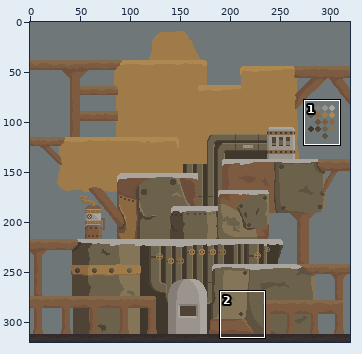
Sprite sheet: machine/machine.png. Above, an overview of the earlier version with the close-up marked.
Close-up. Before:
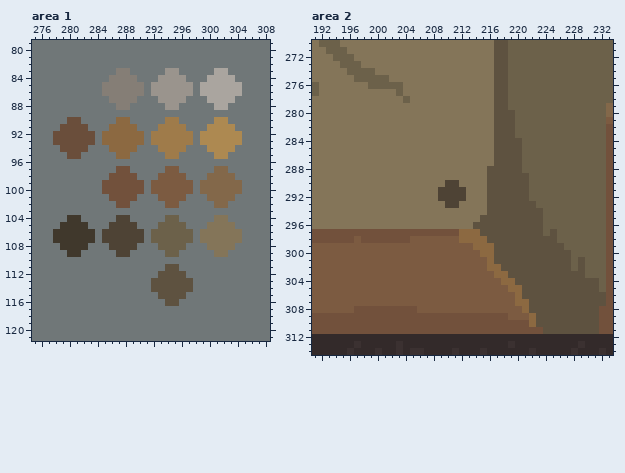
The file is 320x320 pixels. Shown: area 1: x 275..308, y 79..121; area 2: x 191..233, y 270..314. The commit also changed other parts of the picture, which this record leaves out.
The same view after the edit:
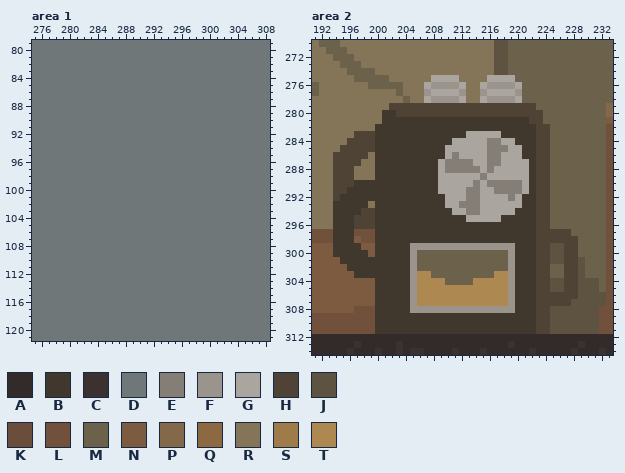
Palette (. is transparent): A #332a2a  B #40382c  C #3b3131  D #707778  E #857e76  F #9a948d  G #aaa59f  H #4e4335  J #5e5240  K #6a4e3b  L #72513c  M #6c614a  N #7c5b41  P #83684a  Q #8c6941  R #847559  S #9f7b4a  T #ad8951
Change:
Changed rows in their new state; - is an unchanged pixel.
Area 1:
first column x 278:
 83 ---------DD-----DD-----DD--
 84 --------DDDD---DDDD---DDDD-
 85 -------DDDDDD-DDDDDD-DDDDDD
 86 -------DDDDDD-DDDDDD-DDDDDD
 87 --------DDDD---DDDD---DDDD-
 88 ---------DD-----DD-----DD--
 90 --DD-----DD-----DD-----DD--
 91 -DDDD---DDDD---DDDD---DDDD-
 92 DDDDDD-DDDDDD-DDDDDD-DDDDDD
 93 DDDDDD-DDDDDD-DDDDDD-DDDDDD
 94 -DDDD---DDDD---DDDD---DDDD-
 95 --DD-----DD-----DD-----DD--
 97 ---------DD-----DD-----DD--
 98 --------DDDD---DDDD---DDDD-
 99 -------DDDDDD-DDDDDD-DDDDDD
100 -------DDDDDD-DDDDDD-DDDDDD
101 --------DDDD---DDDD---DDDD-
102 ---------DD-----DD-----DD--
104 --DD-----DD-----DD-----DD--
105 -DDDD---DDDD---DDDD---DDDD-
106 DDDDDD-DDDDDD-DDDDDD-DDDDDD
107 DDDDDD-DDDDDD-DDDDDD-DDDDDD
108 -DDDD---DDDD---DDDD---DDDD-
109 --DD-----DD-----DD-----DD--
111 ----------------DD---------
112 ---------------DDDD--------
113 --------------DDDDDD-------
114 --------------DDDDDD-------
115 ---------------DDDD--------
116 ----------------DD---------
Area 2:
first column x 194:
275 --------------GGGG----GGGG---------
276 -------------GFFFFG--GFFFFG--------
277 -------------FGGGGF--FGGGGF--------
278 -------------GFFFFG--GFFFFG--------
279 --------HHHHHHHHHHHHHHHHHHHHH------
280 -------BBHHHHHHHHHHHHHHHHHHHHH-----
281 -------BBBBBBBBBBBBBBBBBBBBBHH-----
282 ------BBBBBBBBBBBBBBBBBBBBBBBHH----
283 ---HHHBBBBBBBBBBBBBGGGGGBBBBBHH----
284 --HHHHBBBBBBBBBBBGGGGGEEGGBBBHH----
285 -HHHHHBBBBBBBBBBGGGGGGEEEGGBBHH----
286 HHHHH-BBBBBBBBBBGEGGGGEEGGGBBHH----
287 HHHH--BBBBBBBBBGEEEEGGEEGGGGBHH----
288 HHH---BBBBBBBBBGEEEEEGEGGGGGBHH----
289 HHH---BBBBBBBBBGGGGGGEGGGGGGBHH----
290 HHHBBBBBBBBBBBBGGGGGEGEEEEEGBHH----
291 HHBBBBBBBBBBBBBGGGGEEGGEEEEGBHH----
292 HBBBBBBBBBBBBBBBGGGEEGGGGEGBBHH----
293 BBBBB-BBBBBBBBBBGGEEEGGGGGGBBHH----
294 BBBBHHBBBBBBBBBBBGGEEGGGGGBBBHH----
295 BBBHHHBBBBBBBBBBBBBGGGGGBBBBBHH----
296 BBBHHHBBBBBBBBBBBBBBBBBBBBBBBHH----
297 BBB---BBBBBBBBBBBBBBBBBBBBBBBHHHHH-
298 BBB---BBBBBBBBBBBBBBBBBBBBBBBHHHHHH
299 BBBB--BBBBBFFFFFFFFFFFFFFFBBBHH--HH
300 BBBBB-BBBBBFMMMMMMMMMMMMMFBBBHH--HH
301 -BBBBBBBBBBFMMMMMMMMMMMMMFBBBHH--HH
302 --BBBBBBBBBFMMMMMMMMMMMMMFBBBHHMMHH
303 ---BBBBBBBBFTTMMMMMMMMMTTFBBBHHMMHH
304 ------BBBBBFTTTTMMMMTTTTTFBBBHH--HH
305 ------BBBBBFTTTTTTTTTTTTTFBBBHH--HH
306 ------BBBBBFTTTTTTTTTTTTTFBBBHHHHHH
307 ------BBBBBFTTTTTTTTTTTTTFBBBHHHHH-
308 ------BBBBBFFFFFFFFFFFFFFFBBBHH----
309 ------BBBBBBBBBBBBBBBBBBBBBBBHH----
310 ------BBBBBBBBBBBBBBBBBBBBBBBHH----
311 ------BBBBBBBBBBBBBBBBBBBBBBBHH----
